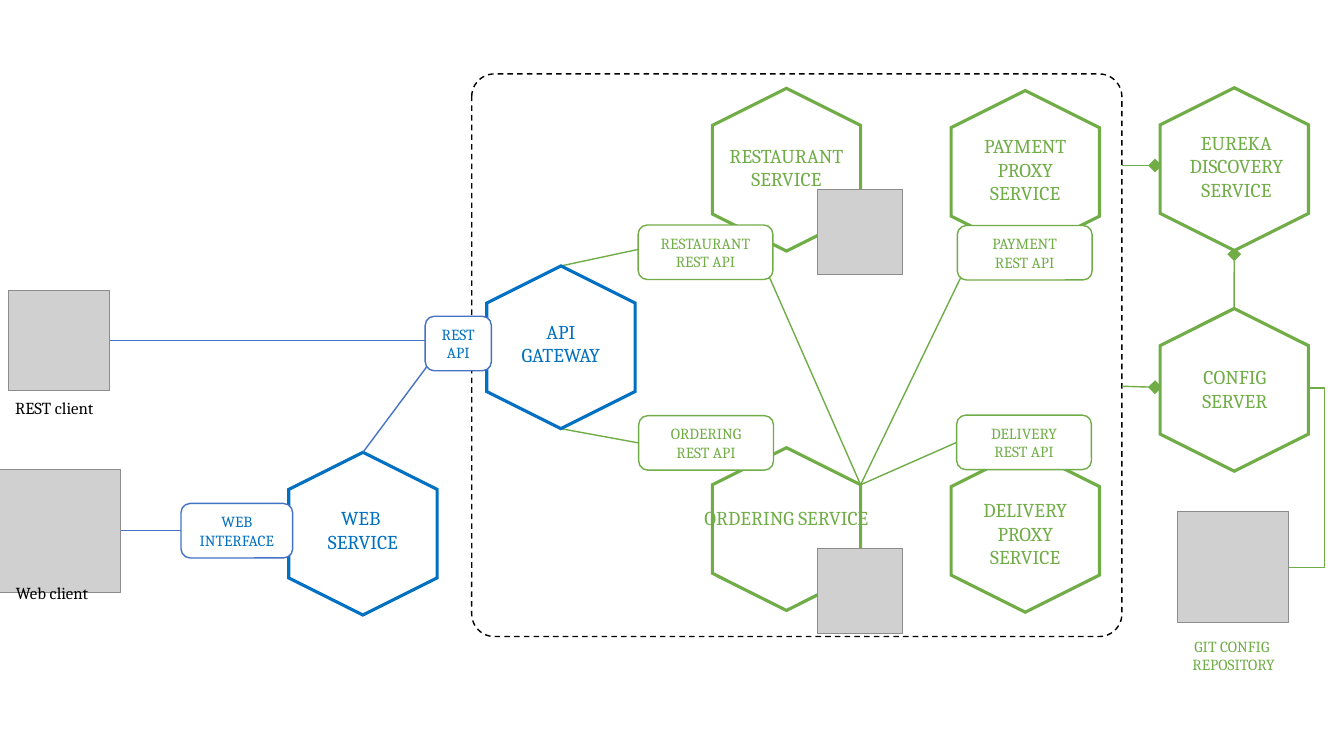
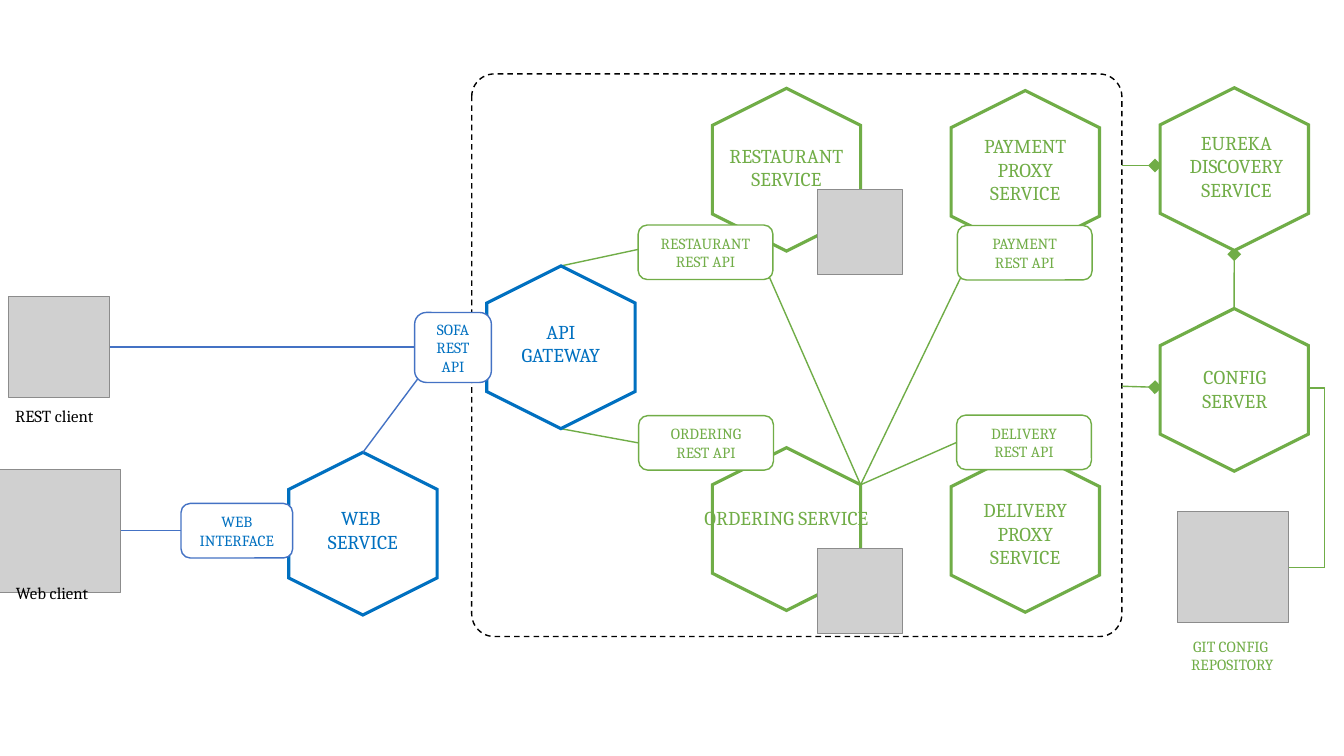
Before and after one commit to ramses-sas/ramses-sefa-SAS, a slide deck: slide 3 of documents/Managed System/Deployment Diagram 2.0.pptx. Drawn at 1344x756 pixels with LibreOffice and Linux fonts; fonts in the diff are those of the drawing; grey boxes stand for pictures. Boxes give left, top, right and bottom in pixels: in the first picture for what was removed or moved away, otherwise in the second. Text is boxed around its words. In the diff, an @@ line names an element or a change of style, - is before the commit and + after.

```diff
--- a/documents/Managed System/Deployment Diagram 2.0.pptx
+++ b/documents/Managed System/Deployment Diagram 2.0.pptx
@@ rounded rectangle "SOFA": place and size @@
-rounded rectangle "SOFA" at [425, 317, 492, 371]
+rounded rectangle "SOFA" at [414, 313, 491, 382]
@@ text in rounded rectangle at [437, 324, 469, 335]: paragraph added @@
+SOFA
@@ 1 picture, 1 text, 1 line: place and size @@
-1 picture, 1 text, 1 line at [9, 290, 438, 414]
+1 picture, 1 text, 1 line at [9, 296, 438, 422]
```
Also in this commit, not shown: 5 other files.
